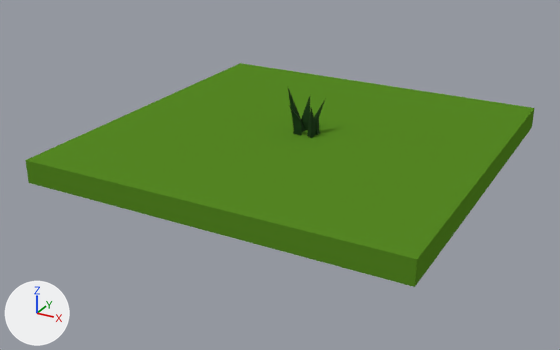
Two versions of the Blender file Models/CaseGraphHerbe.blend, one commit apart.
Before and after are seen from a 50 mm camera at (5.25, -10.26, 4.29) aimed at (-0.14, -0.47, -0.61). Every picture has the same lights, and +X, +Y and +Z are marked at lower left.
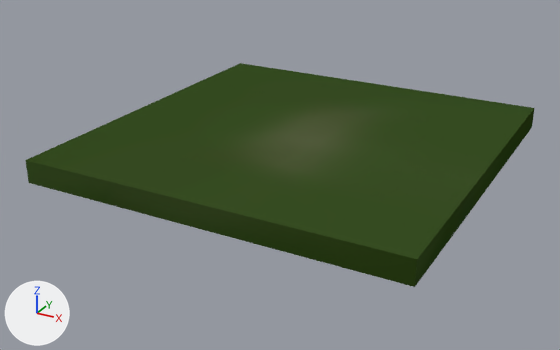
Boxes (x1, y1, x2, y2) around the edits, measured in the pictures (560 x 350 px):
```json
{"object": "Cube", "change": "surface changed", "before": [25, 63, 534, 287], "after": [25, 63, 534, 287]}
{"object": "Cylinder", "change": "deleted", "before": [301, 96, 310, 130]}
{"object": "Cylinder.002", "change": "deleted", "before": [307, 108, 315, 138]}
{"object": "Cylinder.001", "change": "deleted", "before": [289, 106, 302, 135]}
{"object": "Cube.002", "change": "deleted", "before": [288, 88, 305, 133]}
{"object": "Cube.001", "change": "deleted", "before": [314, 98, 326, 135]}
```

The change, as JSON lines over the scene's bpy script:
```json
{"op": "add", "block": "img_herberenderfinal_base_color", "code": ["img_herberenderfinal_base_color = load_image('herbeRenderFinal Base Color', 'TerrainV2/herbeRenderFinal Base Color2.png', 1024, 1024, 'sRGB')"]}
{"op": "remove", "block": "mat_herberenderfinal", "code": "mat_herberenderfinal.base_color = (0.0957, 0.253, 0.0181)  # green #578a25"}
{"op": "add", "block": "mat_herberenderfinal", "code": "mat_herberenderfinal.texture = img_herberenderfinal_base_color"}
{"block": "me_cube_001", "where": "me_cube_001.from_pydata(...)  # 8 vertices, 6 faces; spans x -1.77..1.77, y -1.77..1.77, z -0.22..0.0"}
{"block": "me_cube_001", "where": "# used by ob_cube; location = (0.0, 0.0, -0.01); scale = (1.68, 1.68, 1.68)"}
{"block": "me_cube_001", "change": "me_cube_001 part 1: texture (UV) coordinates of 6 of 6 faces, centred in x -1.77..1.77, y -1.77..1.77, z -0.22..0.0, changed; they spanned u 0.12..0.88, v 0.0..1.0 and now span u 0.0..1.0, v 0.0..1.0"}
{"op": "remove", "block": "ob_cylinder", "code": ["ob_cylinder = bpy.data.objects.new('Cylinder', me_cylinder)", "ob_cylinder.location = (0.0, 0.24, 0.07)", "ob_cylinder.scale = (0.0854, 0.0854, 0.0854)"]}
{"op": "remove", "block": "ob_cylinder_001", "code": ["ob_cylinder_001 = bpy.data.objects.new('Cylinder.001', me_cylinder_001)", "ob_cylinder_001.location = (0.0, -0.11, 0.08)", "ob_cylinder_001.scale = (0.0878, 0.0878, 0.0878)"]}
{"op": "remove", "block": "ob_cylinder_002", "code": ["ob_cylinder_002 = bpy.data.objects.new('Cylinder.002', me_cylinder_002)", "ob_cylinder_002.location = (0.22, -0.11, 0.08)", "ob_cylinder_002.rotation_euler = (0.0, 0.0, 1.374)  # degrees (0, 0, 79)", "ob_cylinder_002.scale = (0.0878, 0.0878, 0.0878)"]}
{"op": "remove", "block": "ob_cube_001", "code": ["ob_cube_001 = bpy.data.objects.new('Cube.001', me_cube_003)", "ob_cube_001.location = (0.21, 0.06, 0.0)", "ob_cube_001.scale = (0.0618, 0.0618, 0.0618)"]}
{"op": "remove", "block": "ob_cube_002", "code": ["ob_cube_002 = bpy.data.objects.new('Cube.002', me_cube_004)", "ob_cube_002.location = (0.06, 0.01, 0.0)", "ob_cube_002.scale = (-0.0454, -0.0454, -0.0454)"]}
```
